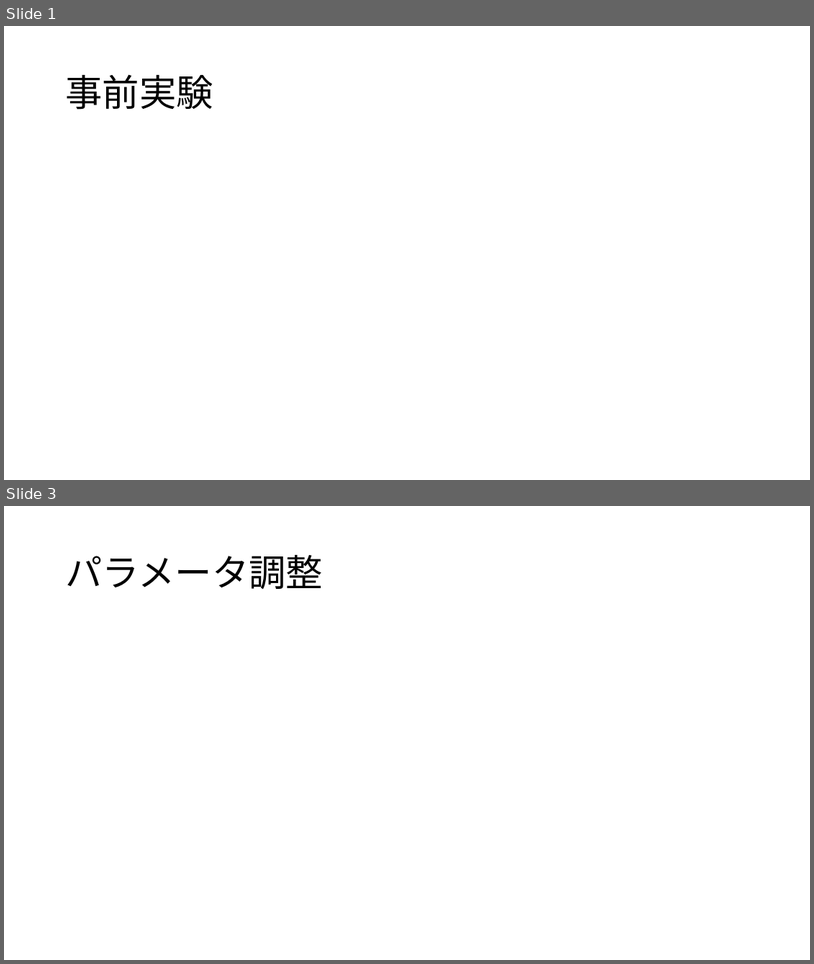
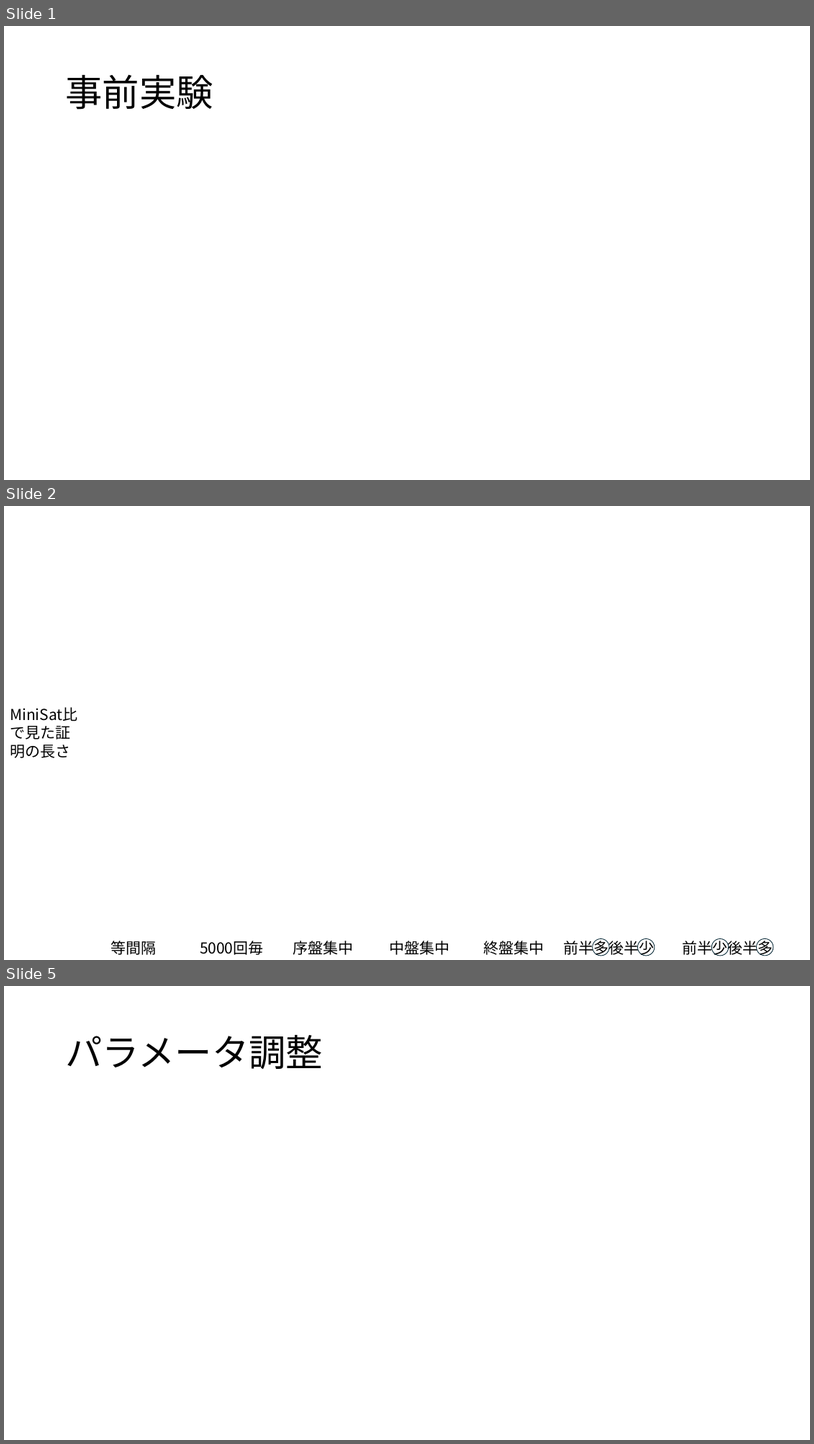
Before and after one commit to swrx782/master-thesis-tex, a slide deck: figures/実験画像.pptx. Shown one above the other, each under a label of ours: slides 1 and 3 before the commit, slides 1, 2 and 5 after it; the slides between them are not shown. The pictures are 814x964 and 814x1444 pixels, drawn with LibreOffice and Linux fonts; fonts in the diff are those of the drawing; background and template pictures are left out. Boxes give left, top, right and bottom in pixels: in the first picture for what was removed or moved away, otherwise in the second. Text is boxed around its words. In the diff, an @@ line names an element or a change of style, - is before the commit and + after.

```diff
--- a/figures/実験画像.pptx
+++ b/figures/実験画像.pptx
@@ slide 2 added at bbox=[4, 506, 810, 960], background picture (left out) @@
@@ text added at bbox=[4, 703, 85, 764], 18 pt, text #000000 @@
+MiniSat比で見た証明の長さ
@@ text added at bbox=[111, 940, 157, 955], 18 pt, text #000000 @@
+等間隔
@@ text added at bbox=[200, 940, 264, 955], 18 pt, text #000000 @@
+5000回毎
@@ text added at bbox=[293, 940, 354, 955], 18 pt, text #000000 @@
+序盤集中
@@ text added at bbox=[390, 940, 450, 955], 18 pt, text #000000 @@
+中盤集中
@@ text added at bbox=[484, 940, 544, 955], 18 pt, text #000000 @@
+終盤集中
@@ text added at bbox=[563, 938, 654, 956], 18 pt, text #000000 @@
+前半多後半少
@@ ellipse added at bbox=[593, 939, 610, 955], outline #092A39 0.75 pt @@
@@ ellipse added at bbox=[638, 939, 655, 955], outline #092A39 0.75 pt @@
@@ text added at bbox=[682, 938, 773, 956], 18 pt, text #000000 @@
+前半少後半多
@@ ellipse added at bbox=[712, 939, 729, 955], outline #092A39 0.75 pt @@
@@ ellipse added at bbox=[757, 939, 774, 955], outline #092A39 0.75 pt @@
@@ what was slide 3 is now slide 5 @@
```
Also in this commit, not shown: 3 other slides added, 3 slides removed, 12 other files.
